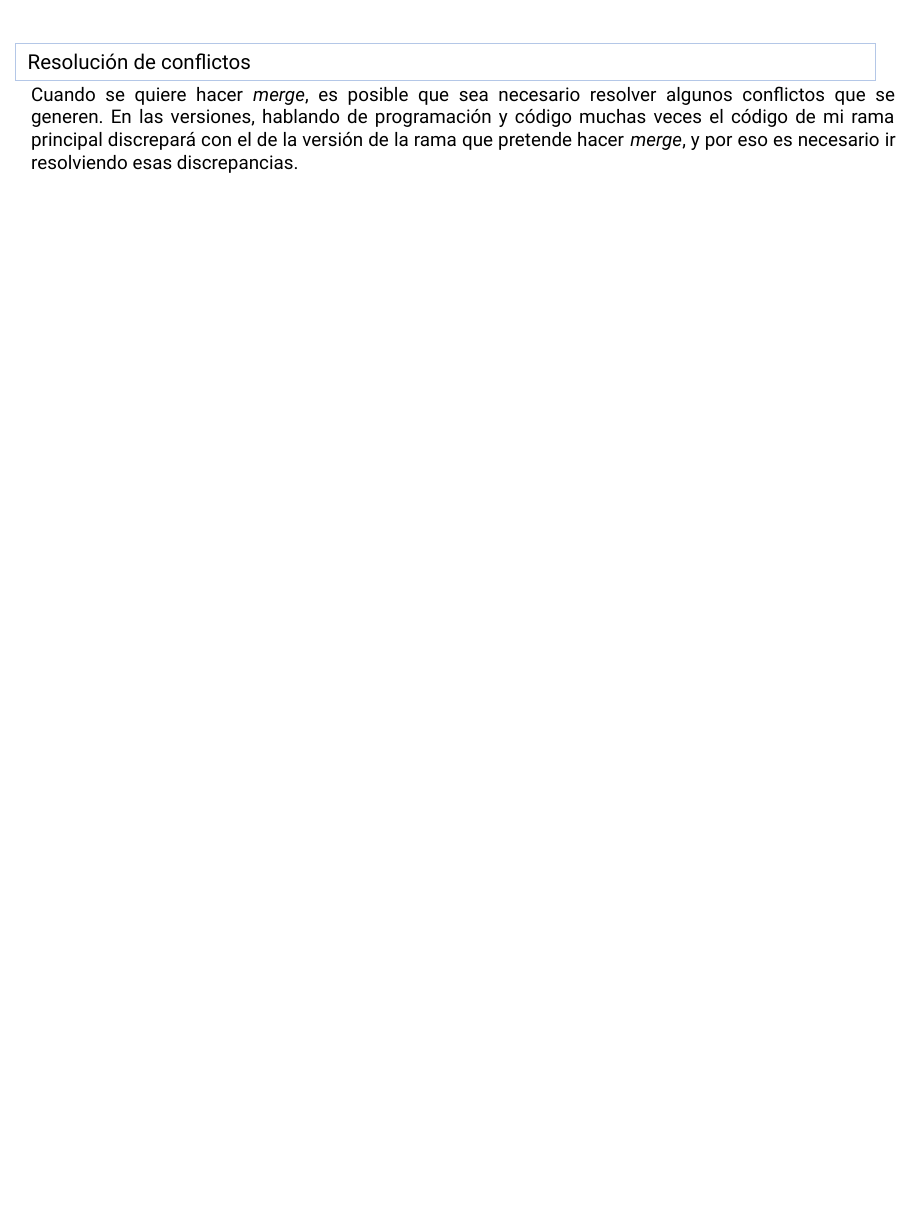
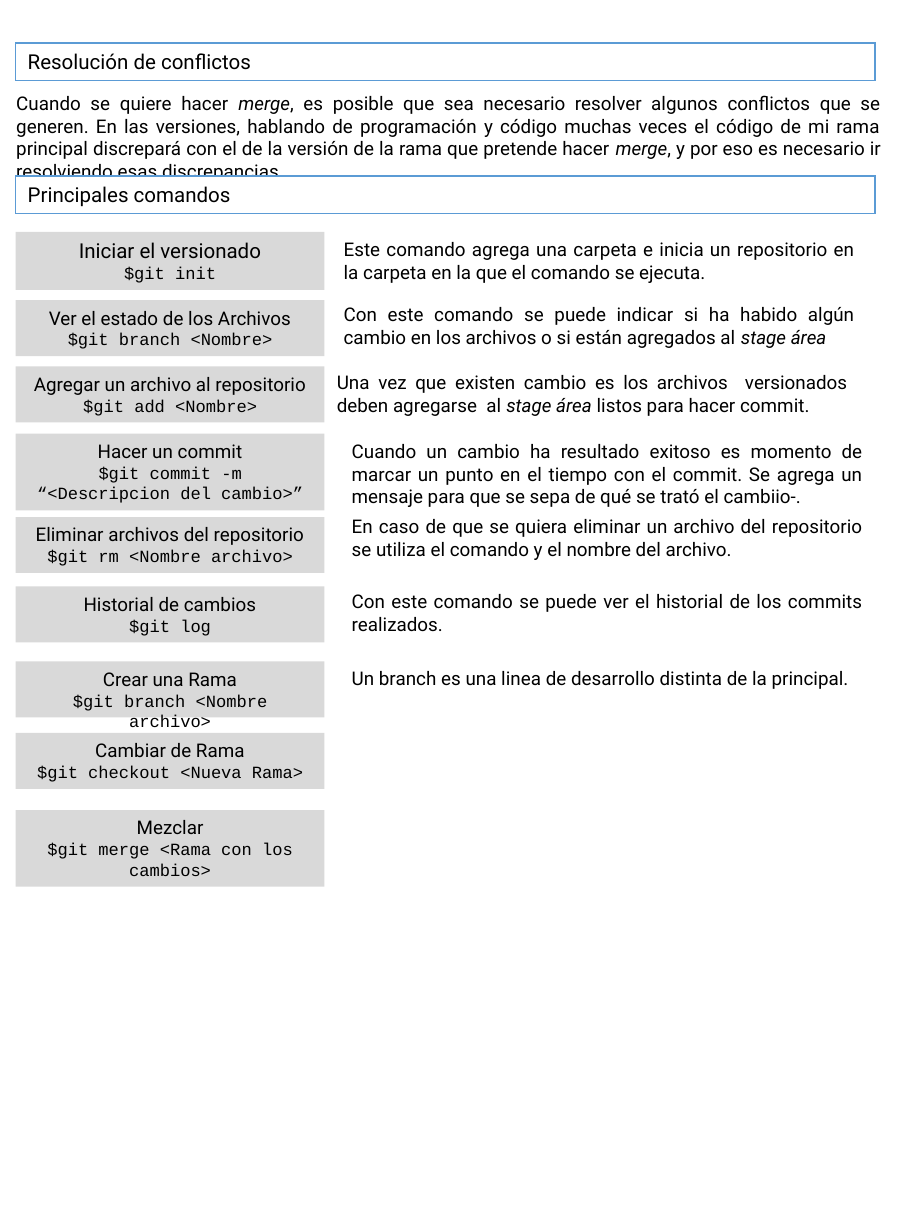
Before and after one commit to ivipech/AcdemiaXideral, a slide deck: slide 3 of Semana2/Examen_Semana2.pptx. Drawn at 924x1232 pixels with LibreOffice and Linux fonts; fonts in the diff are those of the drawing. Boxes give left, top, right and bottom in pixels: in the first picture for what was removed or moved away, otherwise in the second. Text is boxed around its words. In the diff, an @@ line names an element or a change of style, - is before the commit and + after.

```diff
--- a/Semana2/Examen_Semana2.pptx
+++ b/Semana2/Examen_Semana2.pptx
@@ rectangle "Resolución de conflictos" at bbox=[16, 43, 876, 80]: outline #B4C7E7 0.75 pt to #5B9BD5 1 pt @@
@@ text "Cuando se quiere hacer merge, ..." rewrapped from bbox=[31, 86, 896, 173] to bbox=[16, 95, 881, 177] @@
@@ rectangle added at bbox=[16, 176, 876, 213], fill #FFFFFF, outline #5B9BD5 1 pt, 12 pt, text #000000 @@
+Principales comandos
@@ rectangle added at bbox=[16, 232, 325, 290], fill #D9D9D9, 12 pt, text #000000 @@
+Iniciar el versionado
+$git init
@@ text added at bbox=[344, 242, 854, 283], 11 pt, text #000000 @@
+Este comando agrega una carpeta e inicia un repositorio en la carpeta en la que el comando se ejecuta.
@@ rectangle added at bbox=[16, 301, 325, 356], fill #D9D9D9, 11 pt, text #000000 @@
+Ver el estado de los Archivos
+$git branch <Nombre>
@@ text added at bbox=[344, 307, 854, 348], 11 pt, text #000000 @@
+Con este comando se puede indicar si ha habido algún cambio en los archivos o si están agregados al stage área
@@ rectangle added at bbox=[16, 366, 325, 421], fill #D9D9D9, 11 pt, text #000000 @@
+Agregar un archivo al repositorio
+$git add <Nombre>
@@ text added at bbox=[337, 375, 847, 416], 11 pt, text #000000 @@
+Una vez que existen cambio es los archivos versionados deben agregarse al stage área listos para hacer commit.
@@ rectangle added at bbox=[16, 434, 325, 510], fill #D9D9D9, 10 pt, text #000000 @@
+Hacer un commit
+$git commit -m “<Descripcion del cambio>”
@@ text added at bbox=[352, 444, 863, 507], 11 pt, text #000000 @@
+Cuando un cambio ha resultado exitoso es momento de marcar un punto en el tiempo con el commit. Se agrega un mensaje para que se sepa de qué se trató el cambiio-.
@@ rectangle added at bbox=[16, 517, 325, 573], fill #D9D9D9, 11 pt, text #000000 @@
+Eliminar archivos del repositorio
+$git rm <Nombre archivo>
@@ text added at bbox=[352, 519, 862, 560], 11 pt, text #000000 @@
+En caso de que se quiera eliminar un archivo del repositorio se utiliza el comando y el nombre del archivo.
@@ rectangle added at bbox=[16, 586, 325, 642], fill #D9D9D9, 11 pt, text #000000 @@
+Historial de cambios
+$git log
@@ text added at bbox=[352, 594, 862, 632], 11 pt, text #000000 @@
+Con este comando se puede ver el historial de los commits realizados.
@@ rectangle added at bbox=[16, 662, 325, 717], fill #D9D9D9, 10 pt, text #000000 @@
+Crear una Rama
+$git branch <Nombre archivo>
@@ text added at bbox=[352, 671, 849, 689], 11 pt, text #000000 @@
+Un branch es una linea de desarrollo distinta de la principal.
@@ rectangle added at bbox=[16, 733, 325, 788], fill #D9D9D9, 10 pt, text #000000 @@
+Cambiar de Rama
+$git checkout <Nueva Rama>
@@ rectangle added at bbox=[16, 811, 325, 887], fill #D9D9D9, 10 pt, text #000000 @@
+Mezclar
+$git merge <Rama con los cambios>
```
Also in this commit, not shown: 1 other slide changed.
